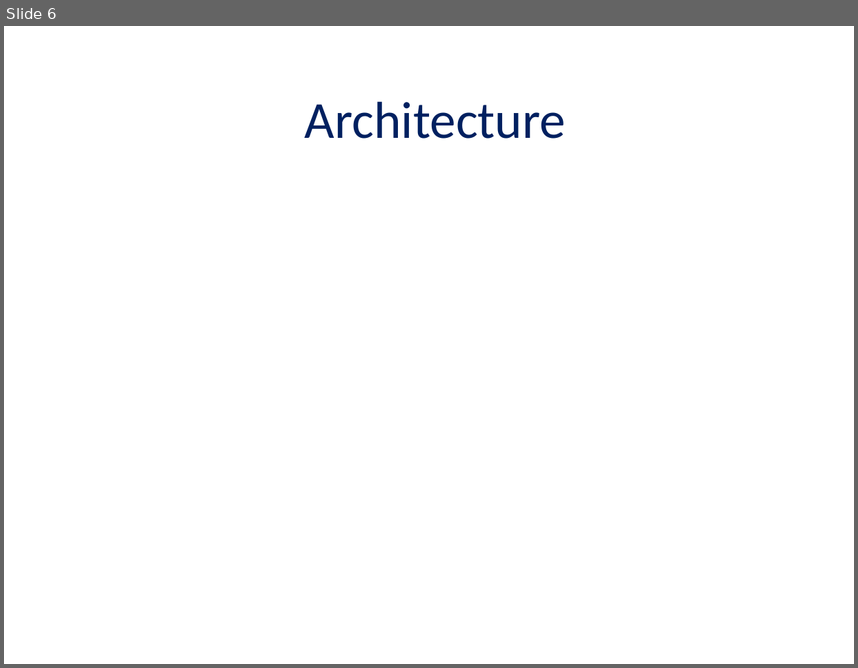
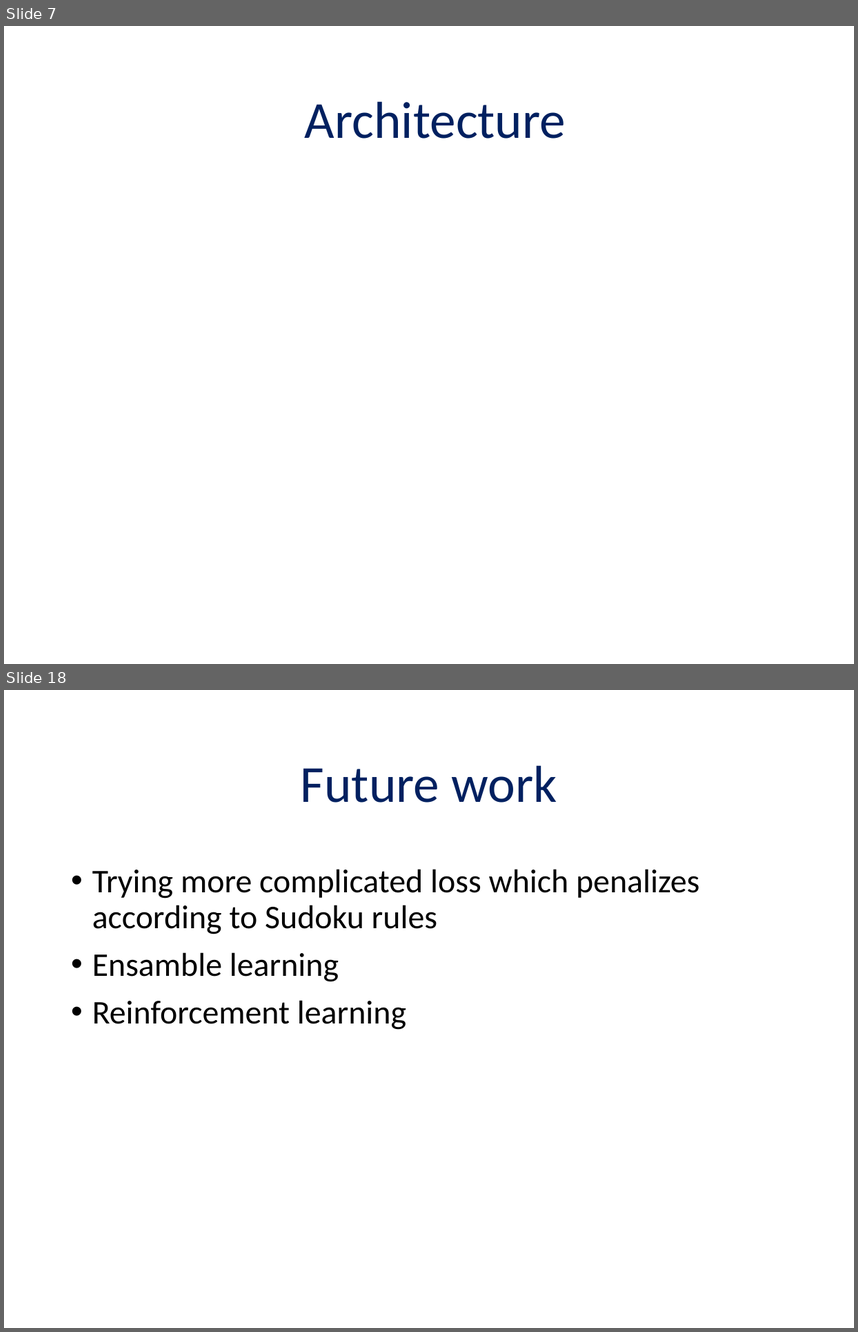
Before and after one commit to chendudai/Sudoku, a slide deck: Presentation/final_presentation.pptx. Shown one above the other, each under a label of ours: slide 6 before the commit, slides 7 and 18 after it; the slides between them are not shown. The pictures are 858x668 and 858x1332 pixels, drawn with LibreOffice and Linux fonts; fonts in the diff are those of the drawing; grey boxes stand for pictures. Boxes give left, top, right and bottom in pixels: in the first picture for what was removed or moved away, otherwise in the second. Text is boxed around its words. In the diff, an @@ line names an element or a change of style, - is before the commit and + after.

```diff
--- a/Presentation/final_presentation.pptx
+++ b/Presentation/final_presentation.pptx
@@ slide 18 added at (4, 690, 854, 1328), background #FFFFFF @@
@@ title added at (301, 765, 557, 802), 44 pt, text #002060 @@
+Future work
@@ text added at (92, 869, 700, 1029), 28 pt, text #000000 @@
+• Trying more complicated loss which penalizes according to Sudoku rules
+• Ensamble learning
+• Reinforcement learning
@@ what was slide 6 is now slide 7 @@
```
Also in this commit, not shown: 1 slide changed, 11 other slides added, 1 slide removed.
